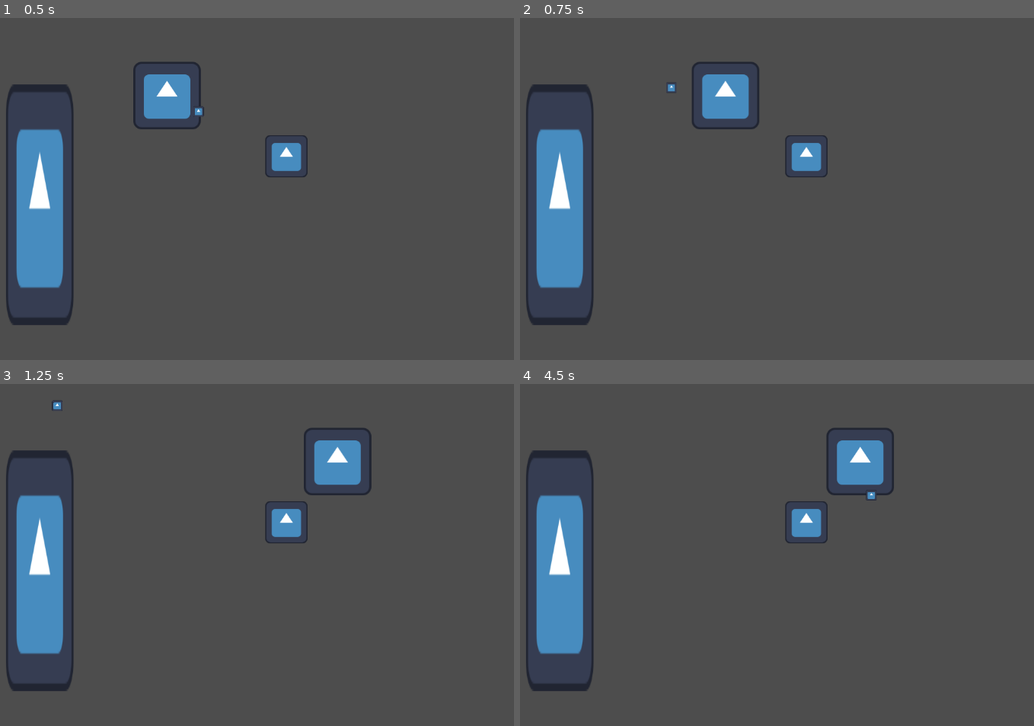
Above: before the commit, frames 1-4 (two rows, left to right).
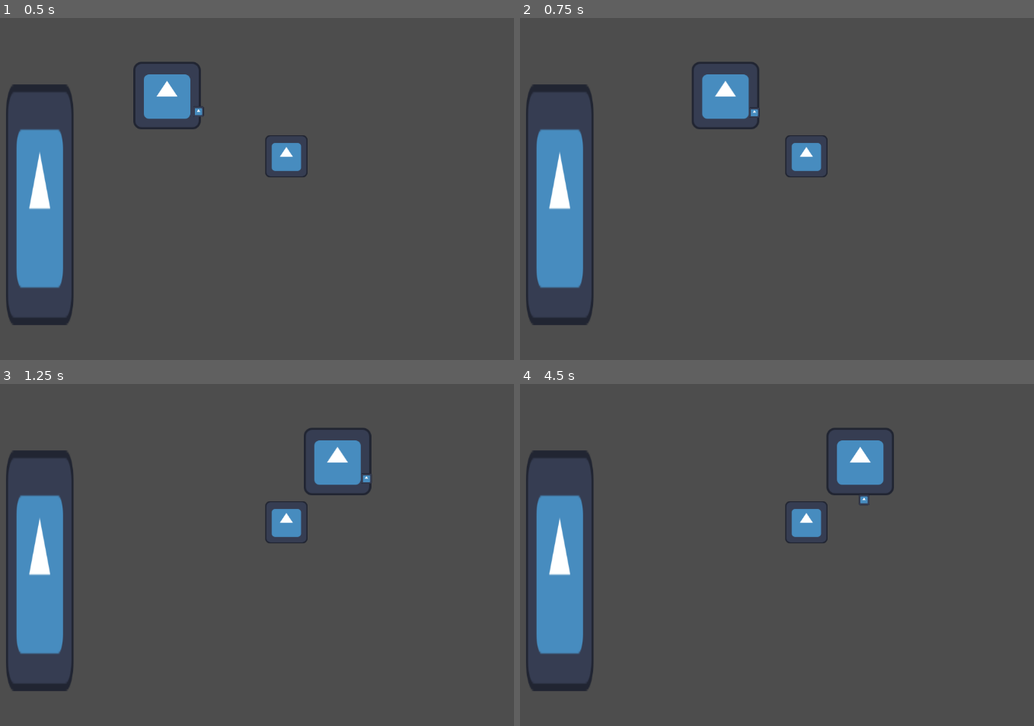
Above: after the commit, the same moments.

Repository: icarus-child/ASJ2026
Game: Godot game, scene res://main.tscn
Same seed, same stepped clock (60 frames per second), same inputs: the game is played once before the commit and once after it. The engine's default icon, where the game draws it, is replaced by a stand-in: a white triangle on a blue panel in a dark square.
Inputs:
- Up to frame 1 (0.5 s): no input
- Up to frame 2 (0.75 s): hold D (move_right) from 0.53 s (still down)
- Up to frame 3 (1.25 s): keep holding D (move_right)
- Up to frame 4 (4.5 s): release D (move_right) at 1.28 s; hold S (move_down) 1.28-2.03 s; hold D (move_right) 2.03-2.78 s; hold W (move_up) 2.78-3.53 s; tap Enter at 3.5 s; hold A (move_left) from 3.53 s (still down)

Frame 1 is identical in both runs. In frame 2, less than 0.1% of the frame differs, in the area x 28-47%, y 18-29%; in frame 3, less than 0.1%; in frame 4, less than 0.1%.

Commit message:
updating collision layers and masks

Diff:
--- a/enemies/test_enemy.tscn
+++ b/enemies/test_enemy.tscn
@@ -7,6 +7,8 @@
 radius = 61.204575
 
 [node name="TestEnemy" type="RigidBody2D" unique_id=497693275]
+collision_layer = 48
+collision_mask = 272
 lock_rotation = true
 script = ExtResource("1_pegq0")
 
--- a/enemies/test_projectile.tscn
+++ b/enemies/test_projectile.tscn
@@ -1,14 +1,18 @@
 [gd_scene format=3 uid="uid://bky7powk5m710"]
 
 [ext_resource type="Texture2D" uid="uid://dqybuslh80c1l" path="res://icon.svg" id="1_feumd"]
+[ext_resource type="Script" uid="uid://b7ckkyy6nlcck" path="res://enemies/test_projectile.gd" id="1_t7fah"]
 
 [sub_resource type="CircleShape2D" id="CircleShape2D_feumd"]
 
 [node name="TestProjectile" type="RigidBody2D" unique_id=2521761]
-collision_layer = 2
-collision_mask = 2
+collision_layer = 0
+collision_mask = 258
 lock_rotation = true
+contact_monitor = true
+max_contacts_reported = 1
 linear_damp_mode = 1
+script = ExtResource("1_t7fah")
 
 [node name="Sprite2D" type="Sprite2D" parent="." unique_id=1049832624]
 scale = Vector2(0.15593939, 0.15593939)
--- a/main.tscn
+++ b/main.tscn
@@ -15,6 +15,8 @@
 [node name="StaticBody2D" type="StaticBody2D" parent="." unique_id=1572839709]
 position = Vector2(254, 354)
 scale = Vector2(1, 3.56)
+collision_layer = 256
+collision_mask = 0
 
 [node name="CollisionShape2D" type="CollisionShape2D" parent="StaticBody2D" unique_id=1160781721]
 shape = SubResource("RectangleShape2D_1bvp3")
--- a/player/player.tscn
+++ b/player/player.tscn
@@ -7,6 +7,8 @@
 radius = 61.204575
 
 [node name="Player" type="CharacterBody2D" unique_id=142514294]
+collision_layer = 3
+collision_mask = 257
 motion_mode = 1
 script = ExtResource("1_rkbax")
 max_speed = 500.0
--- a/project.godot
+++ b/project.godot
@@ -56,6 +56,7 @@
 2d_physics/layer_2="Player Hurtbox"
 2d_physics/layer_5="Enemy Collisions"
 2d_physics/layer_6="Enemy Hurtbox"
+2d_physics/layer_9="Room Collisions"
 
 [physics]
 
